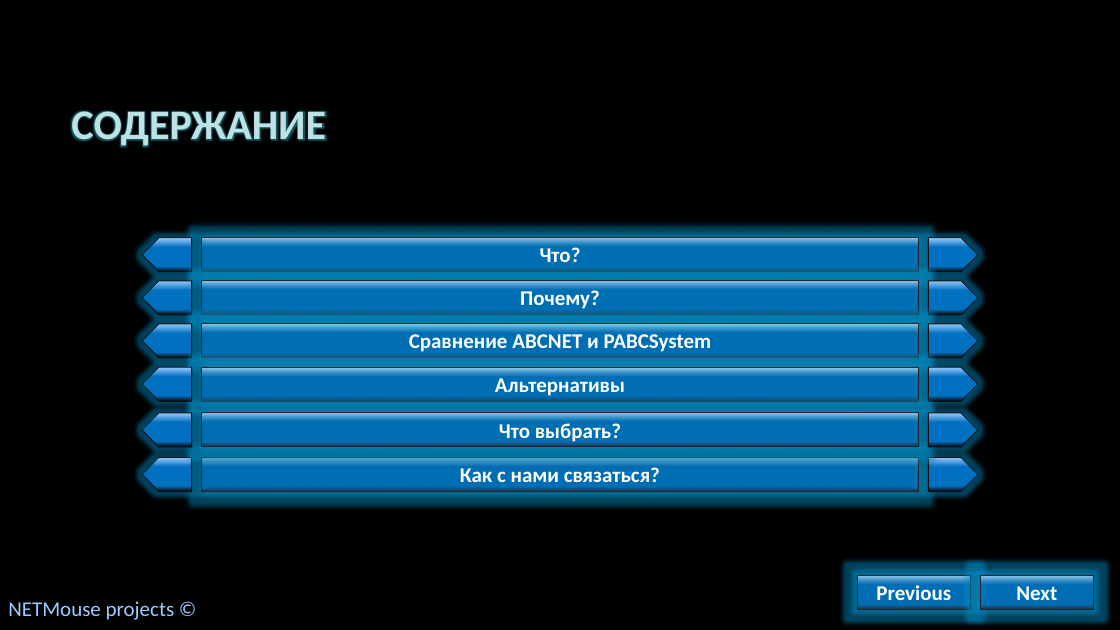
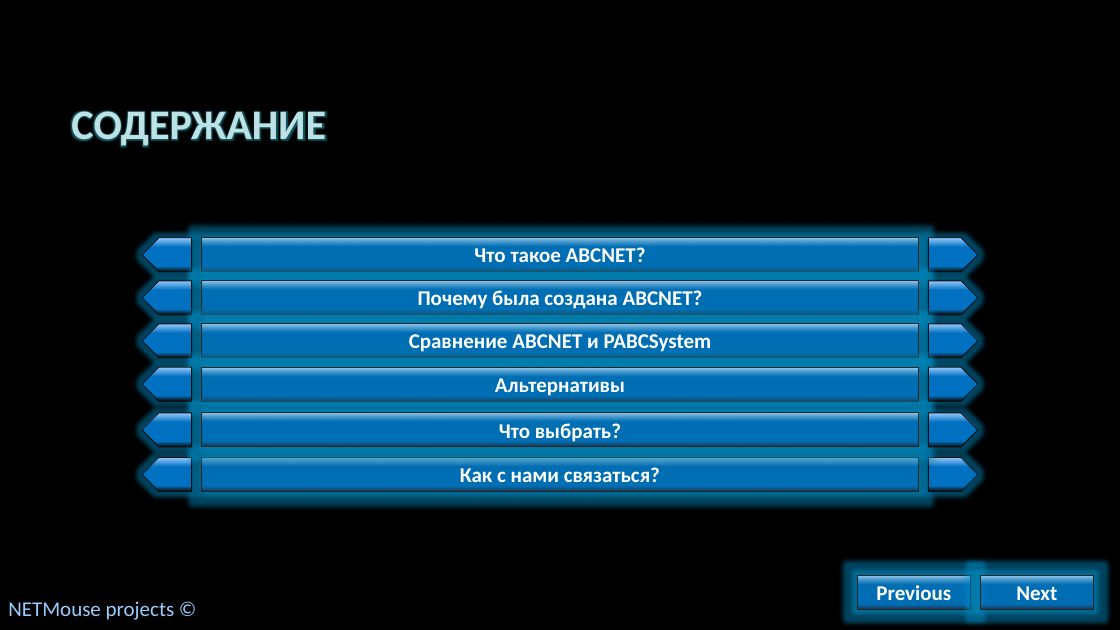
Before and after one commit to AlvinSeville7cf-NET-projects/ABCNET, a slide deck: slide 3 of NETMouse - .NET release/Presentations/ABCNET как продолжение PABCSystem.pptx. Drawn at 1120x630 pixels with LibreOffice and Linux fonts; fonts in the diff are those of the drawing; background and template pictures are left out. Boxes give left, top, right and bottom in pixels: in the first picture for what was removed or moved away, otherwise in the second. Text is boxed around its words. In the diff, an @@ line names an element or a change of style, - is before the commit and + after.

Commit message:
presentation hot fix

```diff
--- a/NETMouse - .NET release/Presentations/ABCNET как продолжение PABCSystem.pptx
+++ b/NETMouse - .NET release/Presentations/ABCNET как продолжение PABCSystem.pptx
@@ text in rectangle at bbox=[474, 247, 646, 262]: text changed @@
-Что?
+Что такое ABCNET?
@@ text in rectangle at bbox=[418, 290, 703, 309]: text changed @@
-Почему?
+Почему была создана ABCNET?
```
Also in this commit, not shown: 3 other slides changed.
